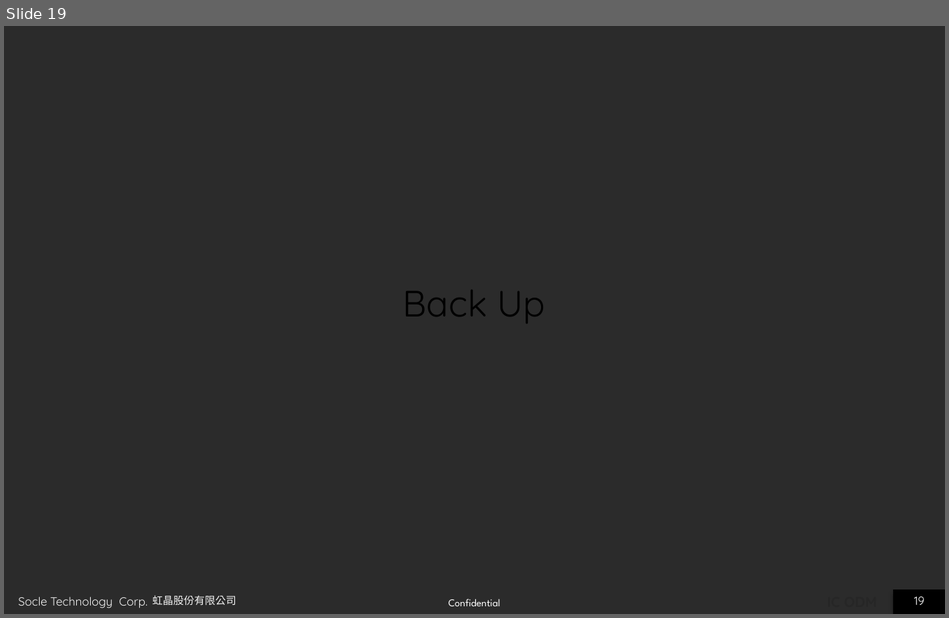
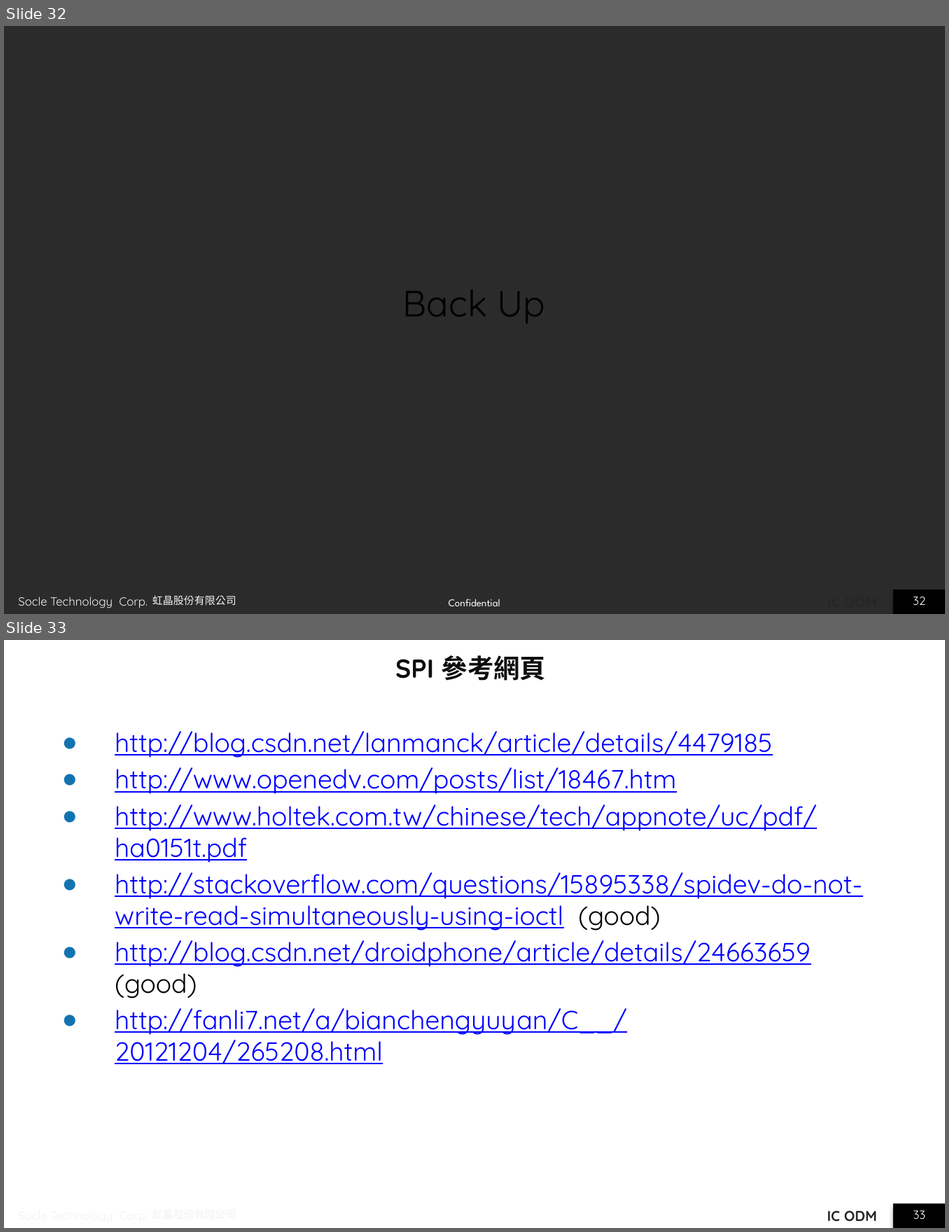
Before and after one commit to JomaskTsai/ppt_linux, a slide deck: spi_report_ben.pptx. Shown one above the other, each under a label of ours: slide 19 before the commit, slides 32 and 33 after it. The pictures are 949x618 and 949x1232 pixels, drawn with LibreOffice and Linux fonts; fonts in the diff are those of the drawing; background and template pictures are left out; a plain dark background stands for a picture behind light text. Boxes give left, top, right and bottom in pixels: in the first picture for what was removed or moved away, otherwise in the second. Text is boxed around its words. In the diff, an @@ line names an element or a change of style, - is before the commit and + after.

```diff
--- a/spi_report_ben.pptx
+++ b/spi_report_ben.pptx
@@ slide 33 added at box(4, 640, 945, 1228), background picture (left out); not listed: 6 template elements that a slide beside it also shows @@
@@ title added at box(395, 655, 546, 681), 20 pt, text #0D0D0D, bold @@
+SPI 參考網頁
@@ text added at box(115, 731, 862, 1064), 20 pt, text #0000FF, underline @@
+● http://blog.csdn.net/lanmanck/article/details/4479185
+● http://www.openedv.com/posts/list/18467.htm
+● http://www.holtek.com.tw/chinese/tech/appnote/uc/pdf/ha0151t.pdf
+● http://stackoverflow.com/questions/15895338/spidev-do-not-write-read-simultaneously-using-ioctl (good)
+● http://blog.csdn.net/droidphone/article/details/24663659 (good)
+● http://fanli7.net/a/bianchengyuyan/C__/20121204/265208.html
@@ what was slide 19 is now slide 32 @@
@@ page number at box(913, 596, 925, 605): text changed @@
-19
+32
```
Also in this commit, not shown: 4 slides changed, 19 other slides added, 16 slides removed.
